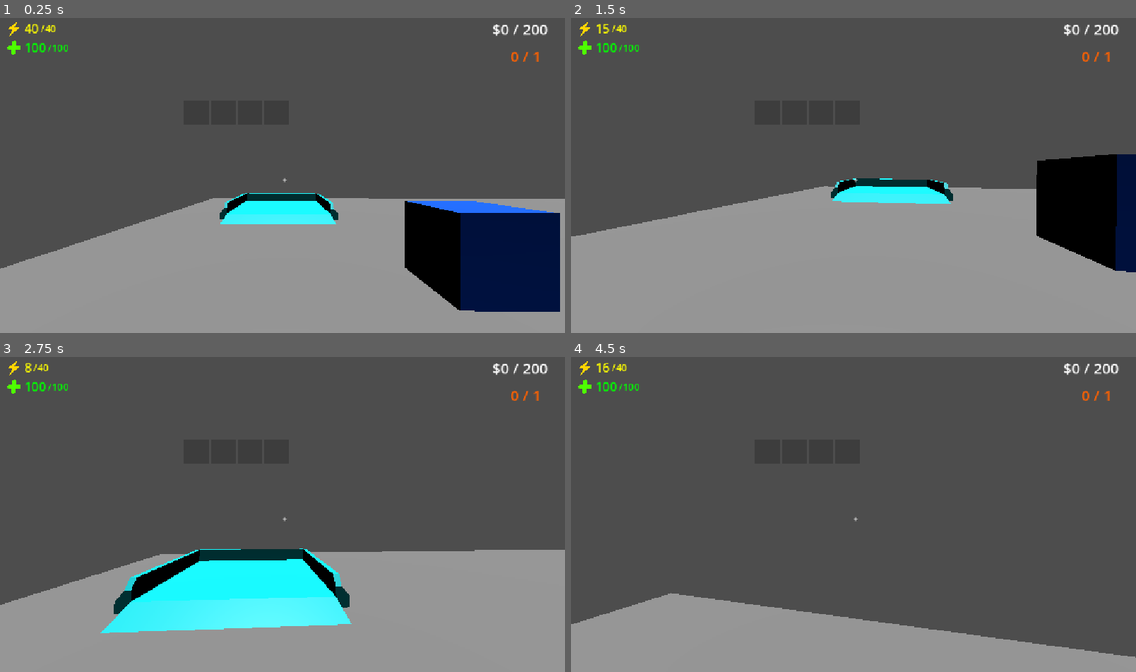
Above: before the commit, frames 1-4 (two rows, left to right).
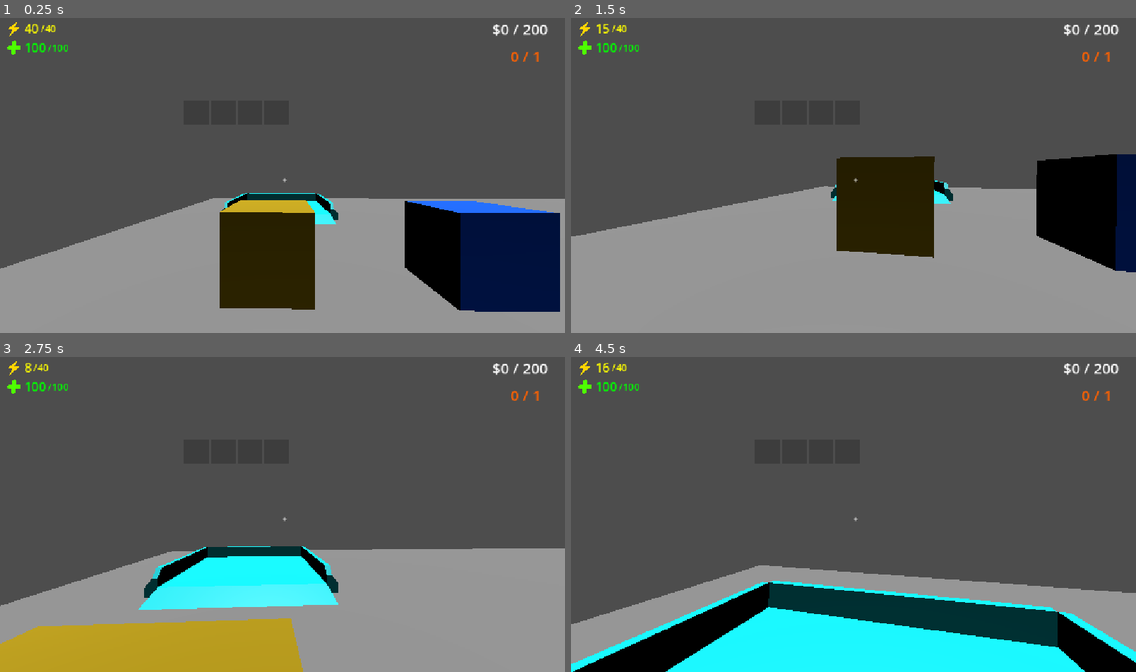
Above: after the commit, the same moments.

Repository: cesadev/Repojam
Game: Godot game, scene res://cenas/jogo/play_map.tscn
The game is run twice, just before and just after one commit, with the same random seed, the same clock (stepped at 60 frames per second) and the same inputs. This scene is started directly instead of the project's main scene.
Inputs (mouse positions are in pixels of both pictures, inside the frame that each line leads up to):
- Up to frame 1 (0.25 s): no input
- Up to frame 2 (1.5 s): tap Enter (ui_accept) at 0.5, 0.77 s; move the mouse to (881, 172) at 0.52 s; hold W (move_forward) from 0.53 s (still down); tap Q (compact) at 0.6 s; click (881, 172) at 0.67 s; move the mouse to (825, 175) at 1.27 s; tap Ctrl (crouch) at 1.35 s
- Up to frame 3 (2.75 s): keep holding W (move_forward); tap Enter (ui_accept) at 1.52, 2 s; move the mouse to (293, 508) at 2.02 s; hold Shift (sprint) from 2.03 s (still down)
- Up to frame 4 (4.5 s): keep holding W (move_forward); move the mouse to (847, 517) at 2.77 s; release Shift (sprint) at 2.78 s; tap Q (compact) at 2.85 s; click (847, 517) at 2.92 s; tap Enter (ui_accept) at 3.02, 3.77 s; move the mouse to (893, 517) at 3.52 s; hold Ctrl (crouch) 3.53-4.28 s; move the mouse to (808, 508) at 4.27 s; tap Shift (sprint) at 4.35 s

The runs differ from the first frame. In frame 1, 5.7% of the frame differs, in the area x 38-56%, y 57-93%; in frame 2, 5.3%; in frame 3, 13%; in frame 4, 25%, in the area x 0-100%, y 66-100%.

Commit message:
Itens alterations

Diff:
--- a/cenas/entidades/itens.tscn
+++ b/cenas/entidades/itens.tscn
@@ -1,26 +1,50 @@
 [gd_scene format=3 uid="uid://c6oc21it4qrh2"]
 
-[ext_resource type="Script" uid="uid://cy12avh4am7km" path="res://cenas/entidades/item_1.gd" id="1_2vwcp"]
-[ext_resource type="Resource" uid="uid://c4myrc0r1681" path="res://scripts/item/radio.tres" id="2_35ama"]
+[ext_resource type="Script" uid="uid://cy12avh4am7km" path="res://scripts/item/Itens.gd" id="1_2vwcp"]
+[ext_resource type="Resource" uid="uid://c4myrc0r1681" path="res://cenas/itens/radio.tres" id="2_35ama"]
+[ext_resource type="Resource" uid="uid://c6tim217bjltx" path="res://cenas/itens/bateria.tres" id="3_ynot1"]
 
 [sub_resource type="StandardMaterial3D" id="StandardMaterial3D_bhunq"]
 albedo_color = Color(0, 0.35686275, 1, 1)
 
+[sub_resource type="StandardMaterial3D" id="StandardMaterial3D_g4v7s"]
+albedo_color = Color(0.736863, 0.505702, 0, 1)
+
 [sub_resource type="BoxMesh" id="BoxMesh_bhunq"]
+material = SubResource("StandardMaterial3D_g4v7s")
 
 [sub_resource type="BoxShape3D" id="BoxShape3D_bhunq"]
 
+[sub_resource type="StandardMaterial3D" id="StandardMaterial3D_yf5fn"]
+albedo_color = Color(0.70410687, 0.5896026, 0, 1)
+
+[sub_resource type="BoxMesh" id="BoxMesh_57qmd"]
+
 [node name="itens" type="Node3D" unique_id=1864260783]
 
-[node name="Item1" type="RigidBody3D" parent="." unique_id=1775263329 groups=["itens_pegar"]]
+[node name="Radio" type="RigidBody3D" parent="." unique_id=1775263329 groups=["itens_pegar"]]
 linear_damp = 0.5
 angular_damp = 1.0
 script = ExtResource("1_2vwcp")
 dados = ExtResource("2_35ama")
 
-[node name="MeshInstance3D" type="MeshInstance3D" parent="Item1" unique_id=1448522344]
+[node name="MeshInstance3D" type="MeshInstance3D" parent="Radio" unique_id=1448522344]
 material_override = SubResource("StandardMaterial3D_bhunq")
 mesh = SubResource("BoxMesh_bhunq")
 
-[node name="CollisionShape3D" type="CollisionShape3D" parent="Item1" unique_id=1404731369]
+[node name="CollisionShape3D" type="CollisionShape3D" parent="Radio" unique_id=1404731369]
 shape = SubResource("BoxShape3D_bhunq")
+
+[node name="Bateria" type="RigidBody3D" parent="." unique_id=1000436835 groups=["itens_pegar"]]
+transform = Transform3D(1, 0, 0, 0, 1, 0, 0, 0, 1, 2.4748955, 0, 0)
+linear_damp = 0.5
+angular_damp = 1.0
+script = ExtResource("1_2vwcp")
+dados = ExtResource("3_ynot1")
+
+[node name="MeshInstance3D" type="MeshInstance3D" parent="Bateria" unique_id=1458533561]
+material_override = SubResource("StandardMaterial3D_yf5fn")
+mesh = SubResource("BoxMesh_57qmd")
+
+[node name="CollisionShape3D" type="CollisionShape3D" parent="Bateria" unique_id=761355858]
+shape = SubResource("BoxShape3D_bhunq")
--- /dev/null
+++ b/cenas/itens/Bateria.tscn
@@ -0,0 +1,3 @@
+[gd_scene format=3 uid="uid://dg0k6kmacs3ps"]
+
+[node name="Bateria" type="RigidBody3D" unique_id=1348731253]
--- /dev/null
+++ b/cenas/itens/bateria.tres
@@ -0,0 +1,9 @@
+[gd_resource type="Resource" script_class="ItemData" format=3 uid="uid://c6tim217bjltx"]
+
+[ext_resource type="Script" uid="uid://i8rxtffcr4xo" path="res://scripts/item/ItemData.gd" id="1_vdmin"]
+
+[resource]
+script = ExtResource("1_vdmin")
+nome = "Bateria"
+valor = 25
+metadata/_custom_type_script = "uid://i8rxtffcr4xo"
--- a/scripts/item/radio.tres
+++ b/cenas/itens/radio.tres
@@ -1,6 +1,6 @@
 [gd_resource type="Resource" script_class="ItemData" format=3 uid="uid://c4myrc0r1681"]
 
-[ext_resource type="Script" uid="uid://i8rxtffcr4xo" path="res://scripts/item/item_radio.gd" id="1_4isxr"]
+[ext_resource type="Script" uid="uid://i8rxtffcr4xo" path="res://scripts/item/ItemData.gd" id="1_4isxr"]
 
 [resource]
 script = ExtResource("1_4isxr")
--- /dev/null
+++ b/scripts/item/ItemData.gd
@@ -0,0 +1,6 @@
+class_name ItemData
+extends Resource
+
+@export var nome: String = "Item"
+@export var valor: int = 10
+@export var icone: Texture2D # Opcional: já deixa pronto para quando for colocar na UI
--- a/scripts/item/item_radio.gd
+++ /dev/null
@@ -1,11 +0,0 @@
-class_name ItemData
-extends Resource
-
-
-# ============================================================
-# DADOS DO ITEM
-# ============================================================
-
-@export var nome: String = "Item"
-
-@export var valor: int = 10
Renamed: scripts/item/item_radio.gd.uid -> scripts/item/ItemData.gd.uid
Renamed: cenas/entidades/item_1.gd -> scripts/item/Itens.gd
Renamed: cenas/entidades/item_1.gd.uid -> scripts/item/Itens.gd.uid
